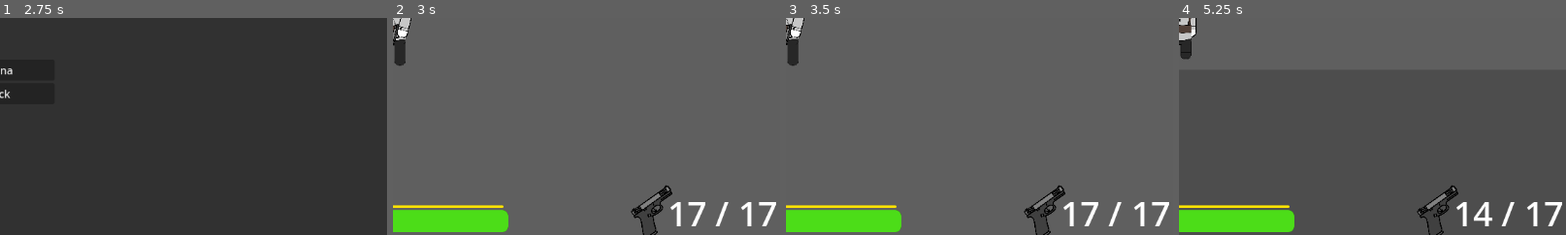
Above: before the commit, frames 1-4 (left to right).
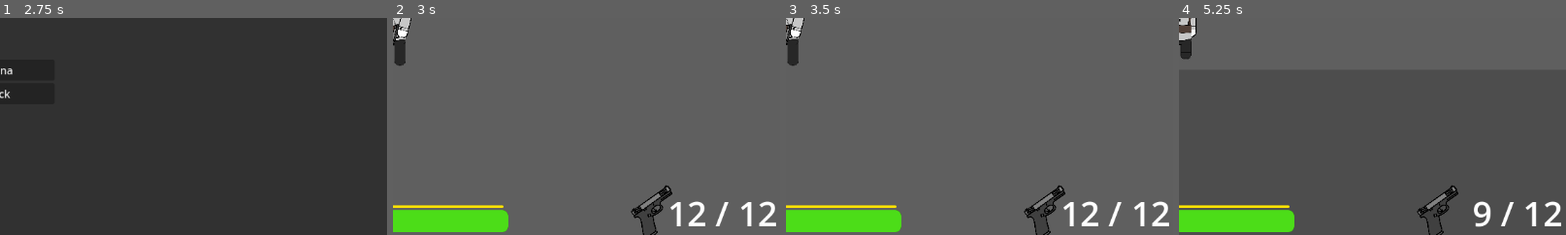
Above: after the commit, the same moments.

Repository: Pix4gunXd/Try_hit_me
Game: Godot game, scene res://Menus/MainMenu/menu.tscn
Two runs of this game, one before a commit and one after it. Both use one fixed random seed, a clock stepped at 60 frames per second and the inputs below.
Inputs (mouse positions are % of the whole screen's width and height, from its top left):
- Up to frame 1 (2.75 s): click "Start" at 0.5 s; click "Back" at 1.25 s; click "Start" at 2 s
- Up to frame 2 (3 s): click "Arena" at 2.75 s
- Up to frame 3 (3.5 s): no input
- Up to frame 4 (5.25 s): move the mouse to (72, 45) at 3.52 s; press the mouse at (72, 45) at 3.53 s; hold D (move_right) 3.53-4.28 s; move the mouse to (30, 55) at 4.27 s; release the mouse at (30, 55) at 4.28 s; hold S (move_down) 4.28-5.03 s; click (30, 55) at 4.35 s; move the mouse to (60, 28) at 5.02 s; press the mouse at (60, 28) at 5.03 s; hold D (move_right) from 5.03 s (still down)
The pictures show only the part of the screen within x 50-100%, y 48-98%; the shares and areas given below are measured in that part.

Frame 1 is identical in both runs. In frame 2, 0.4% of the frame differs, in the area x 76-99%, y 84-96%; in frame 3, 0.4%; in frame 4, 0.9%, in the area x 71-99%, y 84-97%.

Commit message:
testing

Diff:
--- a/Menus/MainMenu/menu.gd
+++ b/Menus/MainMenu/menu.gd
@@ -6,17 +6,11 @@
 func _on_start_button_pressed():
 	get_tree().change_scene_to_file("res://Menus/MainMenu/GameModes/modes.tscn")
 
-
 func _on_options_button_pressed():
 	get_tree().change_scene_to_file("res://Menus/MainMenu/options/options.tscn")
-
 
 func _on_quit_button_pressed():
 	get_tree().quit()
 
-
-
-
-
 func _on_button_pressed():
 	get_tree().change_scene_to_file("res://Scenes/main/game.tscn")
--- a/Player/player.gd
+++ b/Player/player.gd
@@ -12,8 +12,6 @@
 
 	walk_face() #Walk and face
 	hud() # Constantly update HUD
-
-
 
 
 func walk_face():
--- a/Weapons/Glock/pistol.gd
+++ b/Weapons/Glock/pistol.gd
@@ -1,6 +1,6 @@
 extends Area2D
 
-var max_ammo = 17
+var max_ammo = 12
 var ammo = max_ammo
 var dmg = 10
 var is_reloading = false
--- a/Weapons/Rifle/rifle.gd
+++ b/Weapons/Rifle/rifle.gd
@@ -1,6 +1,6 @@
 extends Area2D
 
-var max_ammo = 30
+var max_ammo = 21
 var ammo = max_ammo
 var dmg = 15
 var is_reloading = false
